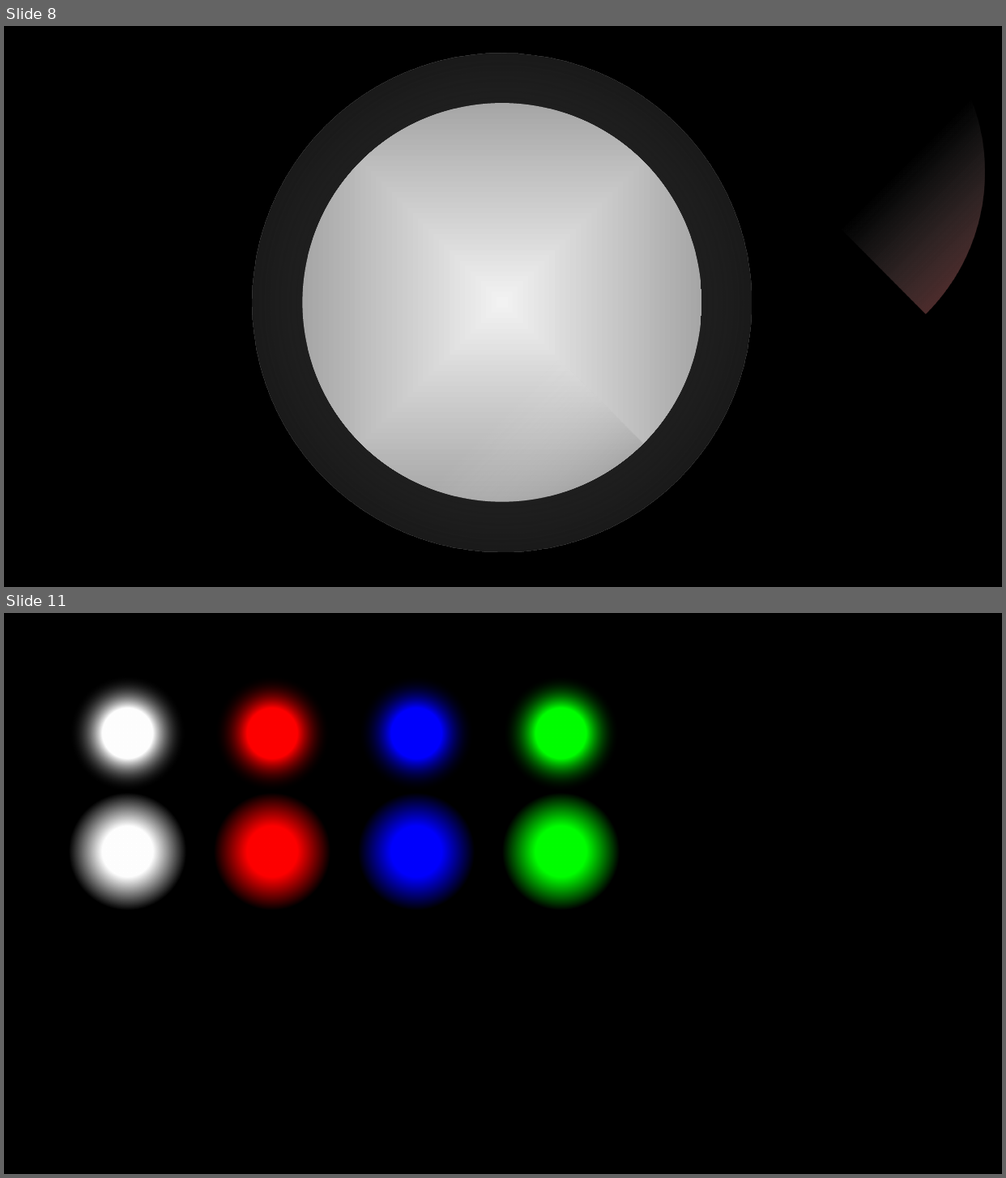
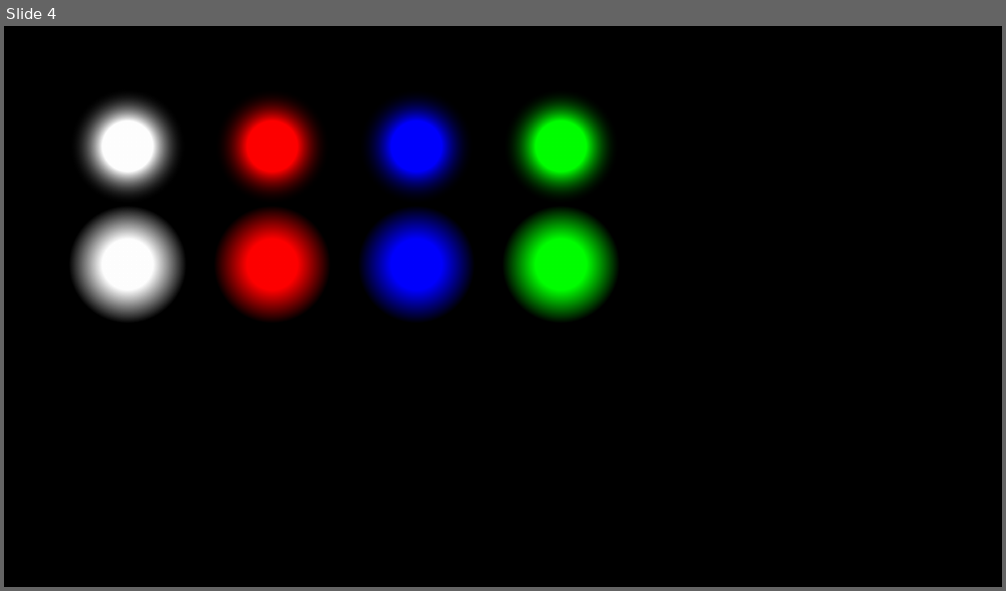
Before and after one commit to SNUGDC/LightsOn, a slide deck: Art Dummy.pptx. Shown one above the other, each under a label of ours: slides 8 and 11 before the commit, slide 4 after it; the slides between them are not shown. The pictures are 1006x1178 and 1006x591 pixels, drawn with LibreOffice and Linux fonts; fonts in the diff are those of the drawing. Boxes give left, top, right and bottom in pixels: in the first picture for what was removed or moved away, otherwise in the second. Text is boxed around its words. In the diff, an @@ line names an element or a change of style, - is before the commit and + after.

```diff
--- a/Art Dummy.pptx
+++ b/Art Dummy.pptx
@@ slide 8 removed at (4,26,1002,587), background #000000 @@
@@ pie slice (boxed as its full ellipse) removed at (35,26,600,454) @@
@@ pie slice (boxed as its full ellipse) removed at (219,26,783,585) @@
@@ pie slice (boxed as its full ellipse) removed at (502,26,1002,454) @@
@@ ellipse removed at (253,53,752,552) @@
@@ ellipse removed at (303,103,701,502) @@
@@ what was slide 11 is now slide 4 @@
```
Also in this commit, not shown: 2 slides changed, 2 slides added, 8 other slides removed, 33 other files.
